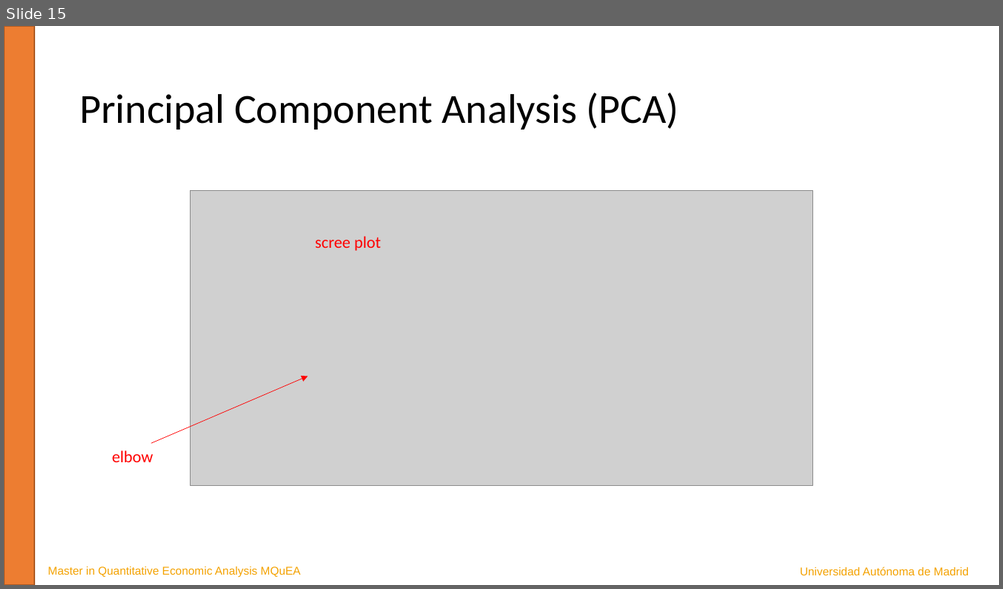
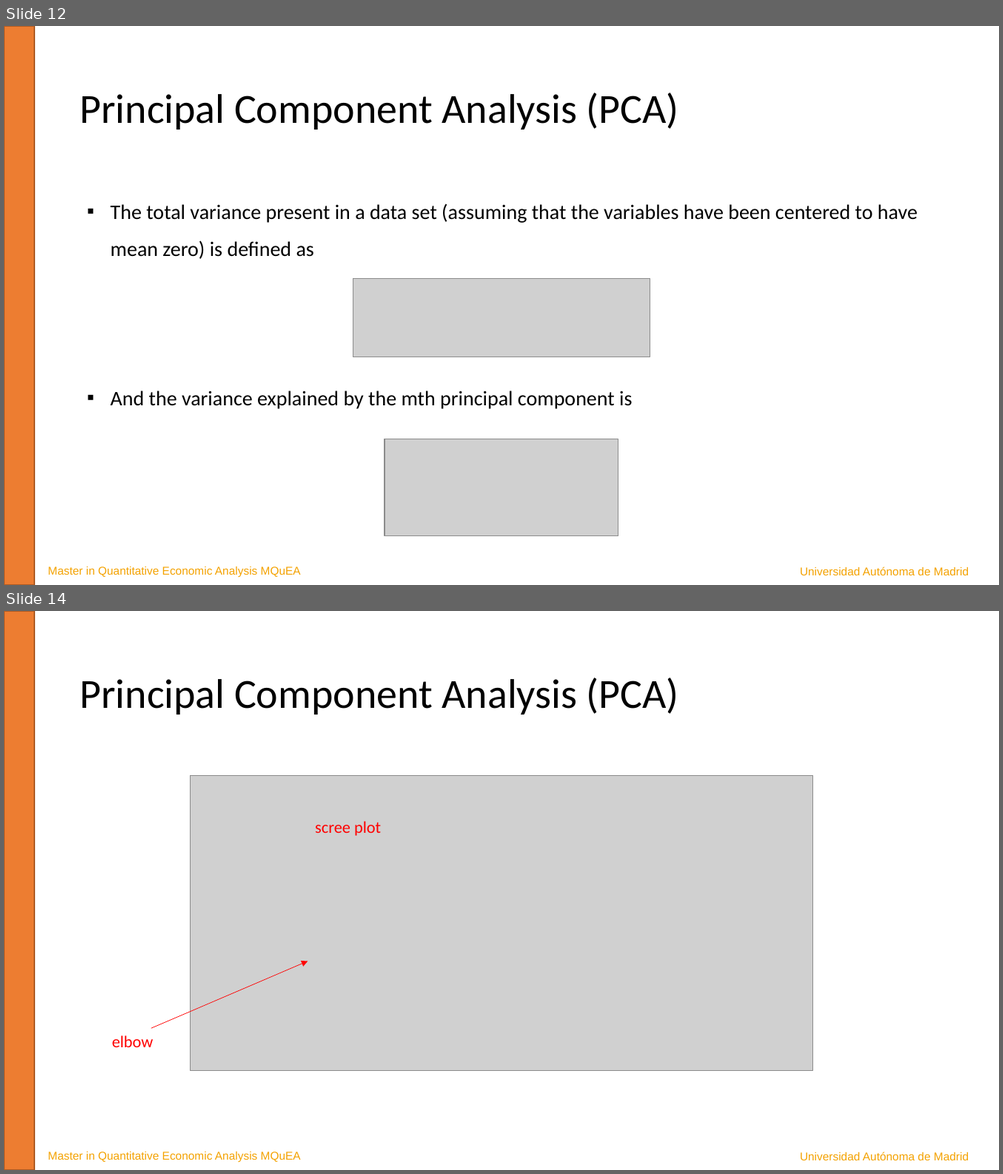
Before and after one commit to JavierBas/IMLEF-MQuEA, a slide deck: Course content/Slides/Topic 7 - Dimensionality reduction.pptx. Shown one above the other, each under a label of ours: slide 15 before the commit, slides 12 and 14 after it; the slides between them are not shown. The pictures are 1003x589 and 1003x1174 pixels, drawn with LibreOffice and Linux fonts; fonts in the diff are those of the drawing; grey boxes stand for pictures. Boxes give left, top, right and bottom in pixels: in the first picture for what was removed or moved away, otherwise in the second. Text is boxed around its words. In the diff, an @@ line names an element or a change of style, - is before the commit and + after.

```diff
--- a/Course content/Slides/Topic 7 - Dimensionality reduction.pptx
+++ b/Course content/Slides/Topic 7 - Dimensionality reduction.pptx
@@ slide 12 added at bbox=[4, 26, 999, 585], background #FFFFFF @@
@@ rectangle added at bbox=[4, 26, 34, 585], fill #ED7D31, outline #AF5C24 1 pt @@
@@ title added at bbox=[79, 93, 679, 130], 40 pt, text #000000 @@
+Principal Component Analysis (PCA)
@@ text added at bbox=[111, 204, 917, 409], 20 pt, text #000000 @@
+▪ The total variance present in a data set (assuming that the variables have been centered to have mean zero) is defined as
+▪ And the variance explained by the mth principal component is
@@ picture added at bbox=[353, 278, 650, 358] @@
@@ picture added at bbox=[384, 440, 618, 537] @@
@@ text added at bbox=[48, 567, 301, 577], 11 pt, text #F4A200 @@
+Master in Quantitative Economic Analysis MQuEA
@@ text added at bbox=[800, 567, 968, 576], 11 pt, text #F4A200 @@
+Universidad Autónoma de Madrid
@@ what was slide 15 is now slide 14 @@
```
Also in this commit, not shown: 6 slides changed, 2 slides removed, 6 other files.
